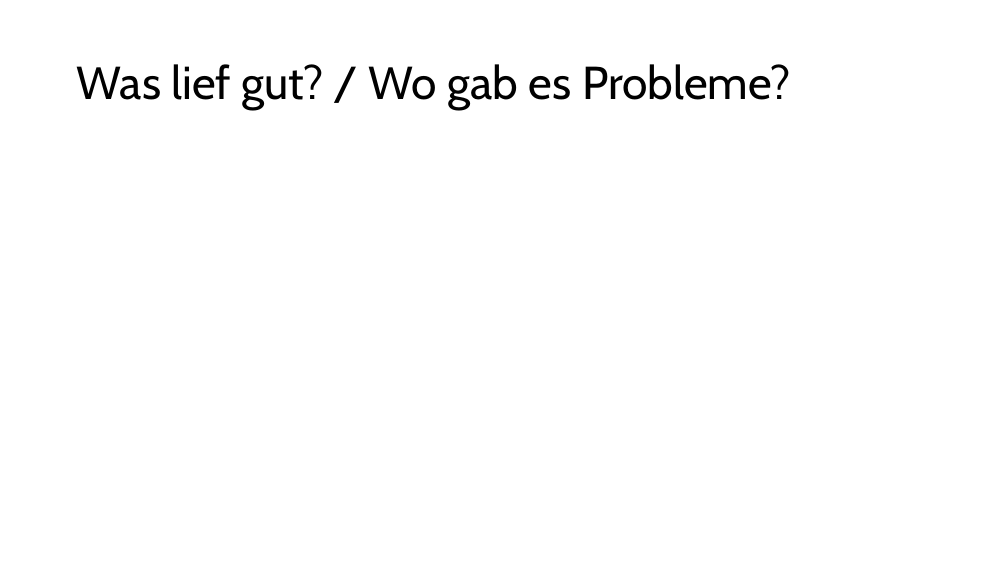
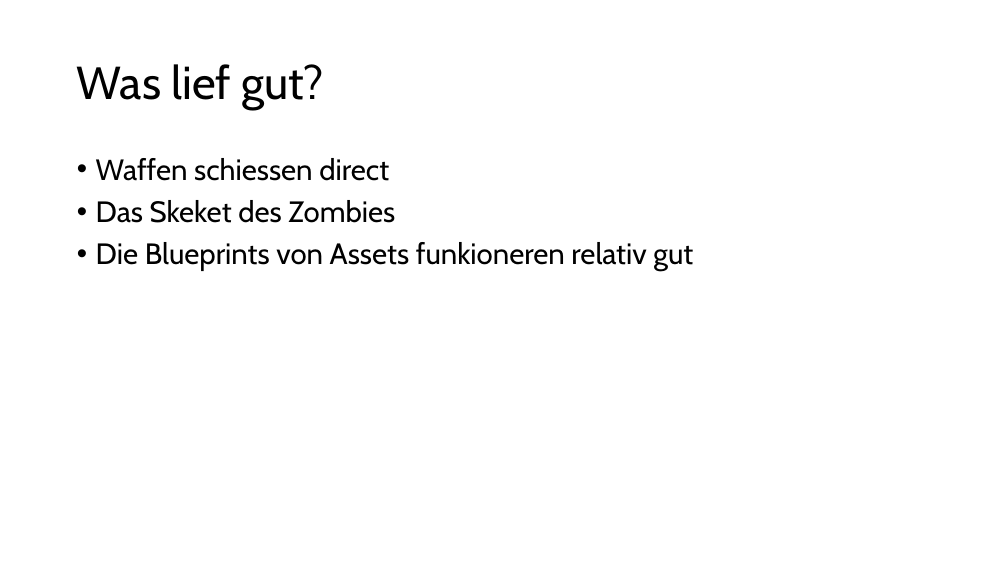
Before and after one commit to Soguel-Aurelien/UnrealEngineProjekt, a slide deck: slide 6 of Presentation/Unrealengine pp.pptx (slide 5 before the commit). Drawn at 1008x567 pixels with LibreOffice and Linux fonts; fonts in the diff are those of the drawing. Boxes give left, top, right and bottom in pixels: in the first picture for what was removed or moved away, otherwise in the second. Text is boxed around its words. In the diff, an @@ line names an element or a change of style, - is before the commit and + after.

```diff
--- a/Presentation/Unrealengine pp.pptx
+++ b/Presentation/Unrealengine pp.pptx
@@ title at <box>77,64,324,110</box>: text changed @@
-Was lief gut? / Wo gab es Probleme?
+Was lief gut?
@@ text added at <box>96,158,693,271</box>, 28 pt, text #000000 @@
+• Waffen schiessen direct
+• Das Skeket des Zombies
+• Die Blueprints von Assets funkioneren relativ gut
```
Also in this commit, not shown: 5 other slides changed, 3 slides added, 1 slide removed.
